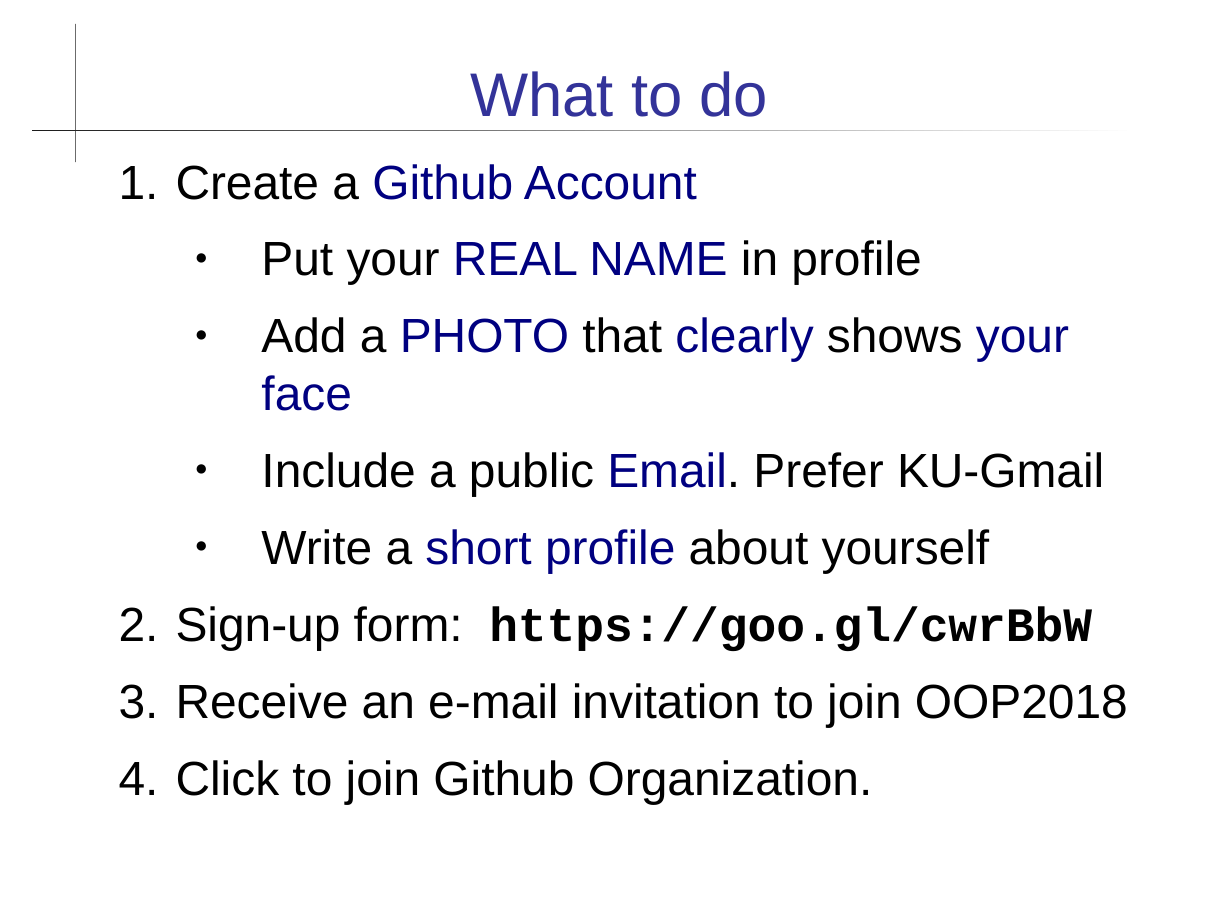
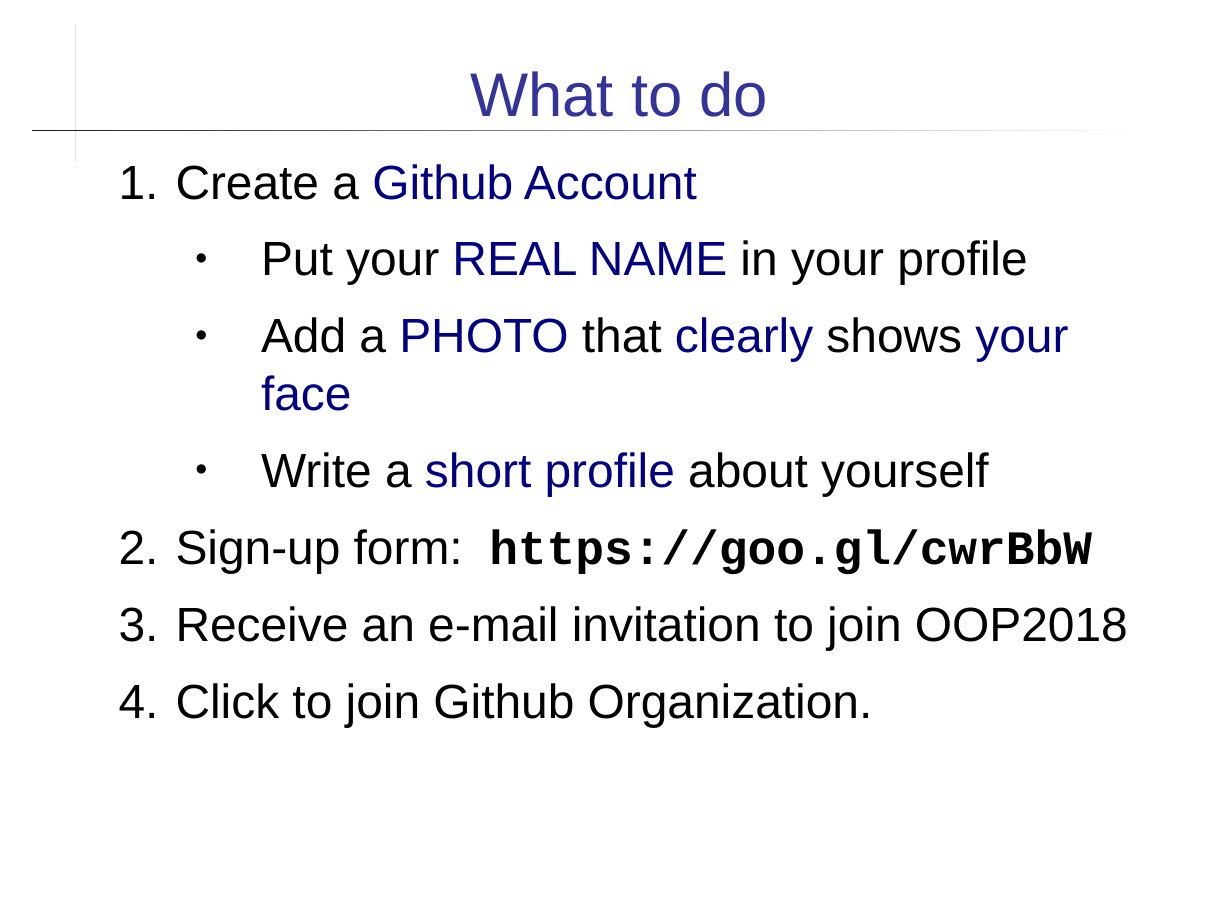
Before and after one commit to skeoop/skeoop.github.io, a slide deck: slide 3 of git/Using-Github.ppt. Drawn at 1232x924 pixels with LibreOffice and Linux fonts; fonts in the diff are those of the drawing. Boxes give left, top, right and bottom in pixels: in the first picture for what was removed or moved away, otherwise in the second. Text is boxed around its words. In the diff, an @@ line names an element or a change of style, - is before the commit and + after.

```diff
--- a/git/Using-Github.ppt
+++ b/git/Using-Github.ppt
@@ text at (x1=261, y1=240, x2=1027, y2=285): text changed @@
-  ● Put your REAL NAME in profile
+  ● Put your REAL NAME in your profile
@@ text at (x1=261, y1=317, x2=1068, y2=496): indent changed @@
@@ text at (x1=261, y1=452, x2=1104, y2=496): paragraph removed @@
-  ● Include a public Email. Prefer KU-Gmail
```
Also in this commit, not shown: 10 other slides changed, 10 other files.
